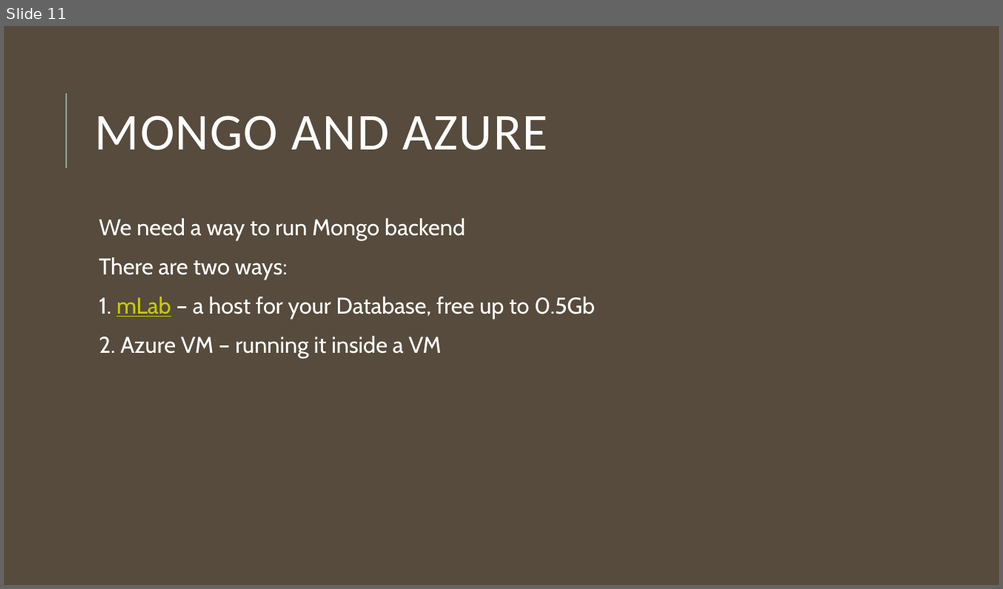
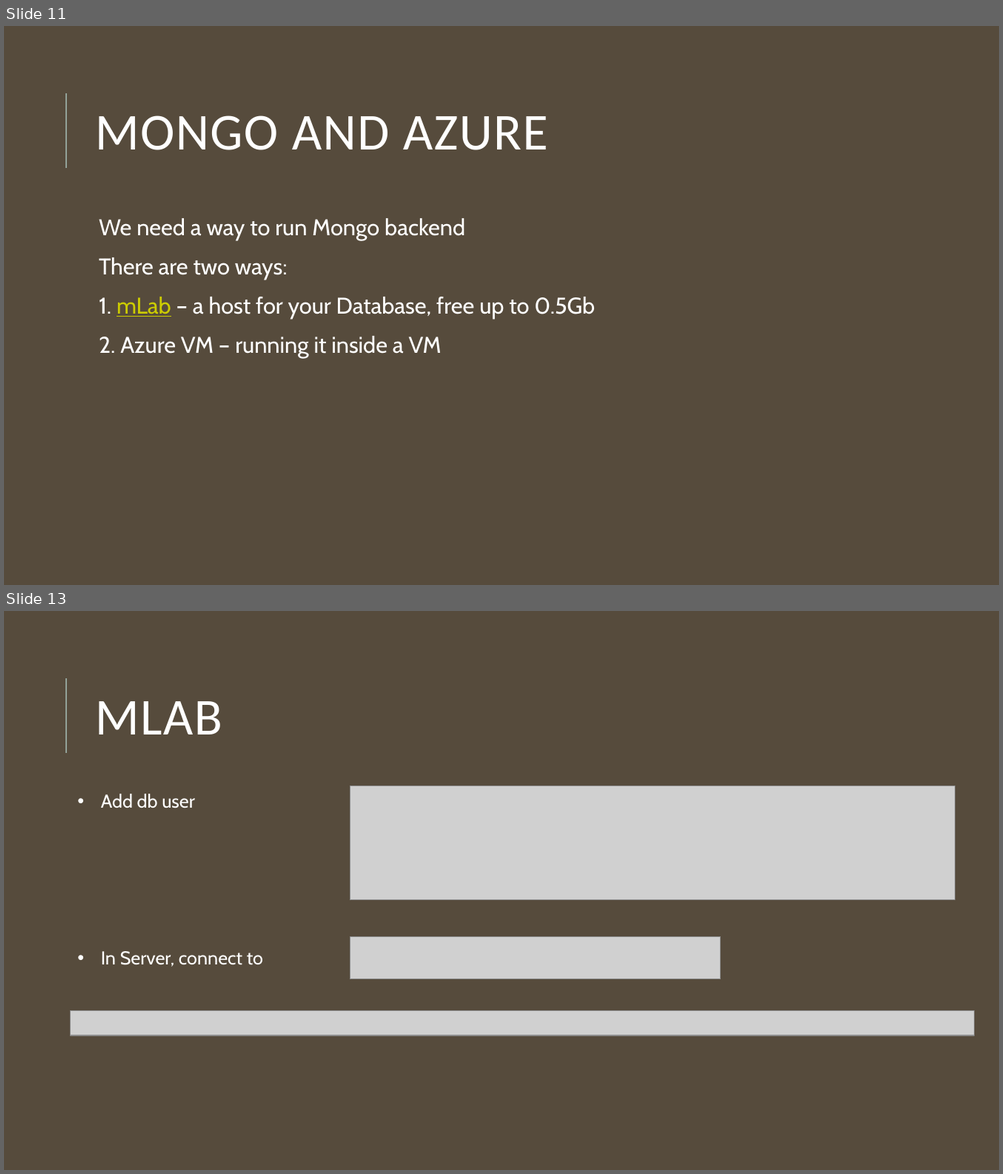
Before and after one commit to jce-il/se-class, a slide deck: tirgul/Node and azure.pptx. Shown one above the other, each under a label of ours: slide 11 before the commit, slides 11 and 13 after it; the slides between them are not shown. The pictures are 1003x589 and 1003x1174 pixels, drawn with LibreOffice and Linux fonts; fonts in the diff are those of the drawing; grey boxes stand for pictures. Boxes give left, top, right and bottom in pixels: in the first picture for what was removed or moved away, otherwise in the second. Text is boxed around its words. In the diff, an @@ line names an element or a change of style, - is before the commit and + after.

```diff
--- a/tirgul/Node and azure.pptx
+++ b/tirgul/Node and azure.pptx
@@ slide 13 added at (4,611,999,1170), background #564B3C; not listed: 1 template element that a slide beside it also shows @@
@@ title added at (95,701,222,735), 50 pt, text #FFFFFF @@
+MLAB
@@ picture added at (350,786,955,900) @@
@@ text added at (101,794,263,967), 18 pt, text #FFFFFF @@
+• Add db user
+• In Server, connect to
@@ picture added at (350,937,720,980) @@
@@ picture added at (71,1011,974,1036) @@
```
Also in this commit, not shown: 1 slide changed, 1 other slide added, 1 other file.
